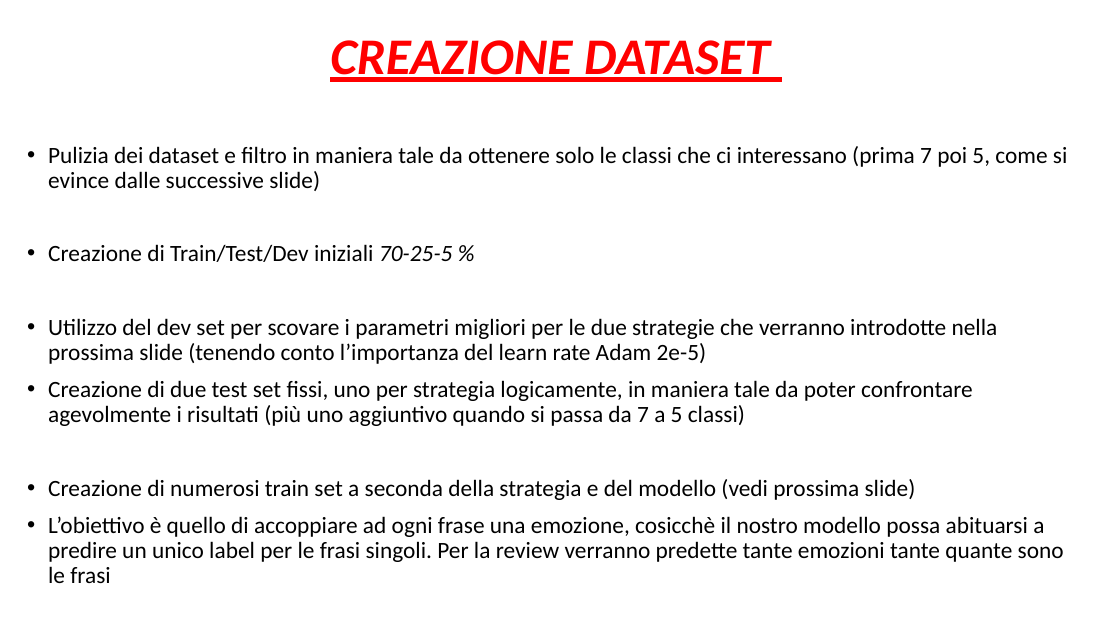
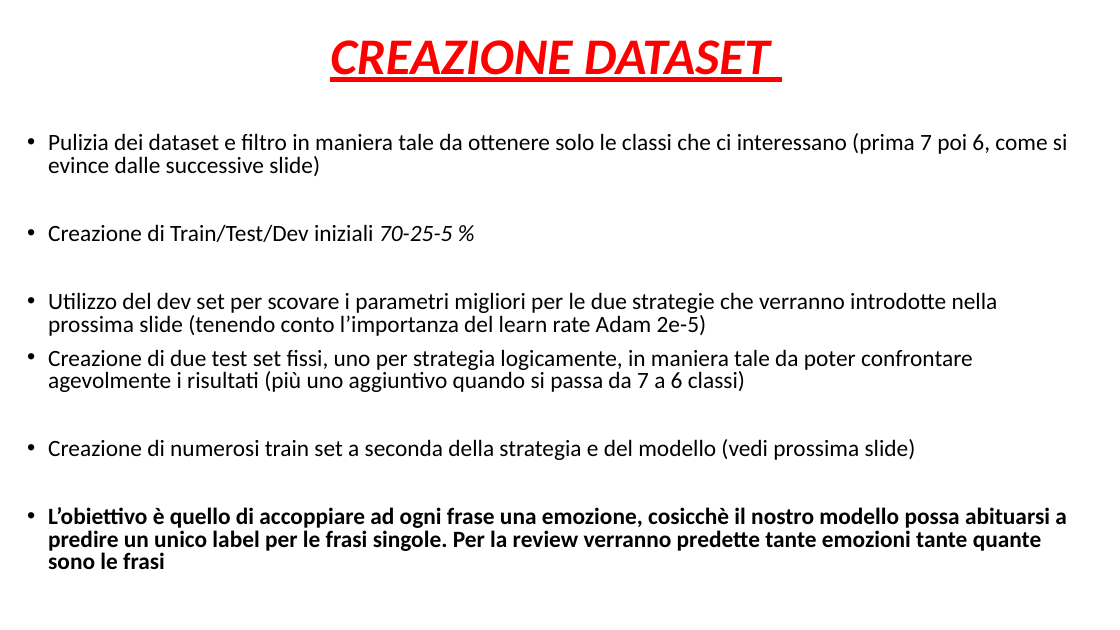
Before and after one commit to alefox1997/DataScience-Master-Thesis, a slide deck: slide 3 of Presentazioni/FT_Emotion.pptx. Drawn at 1120x630 pixels with LibreOffice and Linux fonts; fonts in the diff are those of the drawing. Boxes give left, top, right and bottom in pixels: in the first picture for what was removed or moved away, otherwise in the second. Text is boxed around its words. In the diff, an @@ line names an element or a change of style, - is before the commit and + after.

```diff
--- a/Presentazioni/FT_Emotion.pptx
+++ b/Presentazioni/FT_Emotion.pptx
@@ text "Pulizia dei dataset e filtro ...": place and size @@
-text "Pulizia dei dataset e filtro ..." at (48,146,1067,583)
+text "Pulizia dei dataset e filtro ..." at (48,133,1067,569)
@@ text at (48,133,1067,176): text changed @@
-• Pulizia dei dataset e filtro in maniera tale da ottenere solo le classi che ci interessano (prima 7 poi 5, come si evince dalle successive slide)
+• Pulizia dei dataset e filtro in maniera tale da ottenere solo le classi che ci interessano (prima 7 poi 6, come si evince dalle successive slide)
@@ text at (48,224,998,460): line spacing 0.9 to 0.8 @@
@@ text at (48,349,973,392): text changed @@
-• Creazione di due test set fissi, uno per strategia logicamente, in maniera tale da poter confrontare agevolmente i risultati (più uno aggiuntivo quando si passa da 7 a 5 classi)
+• Creazione di due test set fissi, uno per strategia logicamente, in maniera tale da poter confrontare agevolmente i risultati (più uno aggiuntivo quando si passa da 7 a 6 classi)
@@ text at (48,507,1067,569): text changed; bold on @@
-• L’obiettivo è quello di accoppiare ad ogni frase una emozione, cosicchè il nostro modello possa abituarsi a predire un unico label per le frasi singoli. Per la review verranno predette tante emozioni tante quante sono le frasi
+• L’obiettivo è quello di accoppiare ad ogni frase una emozione, cosicchè il nostro modello possa abituarsi a predire un unico label per le frasi singole. Per la review verranno predette tante emozioni tante quante sono le frasi
```
Also in this commit, not shown: 3 other slides changed.
